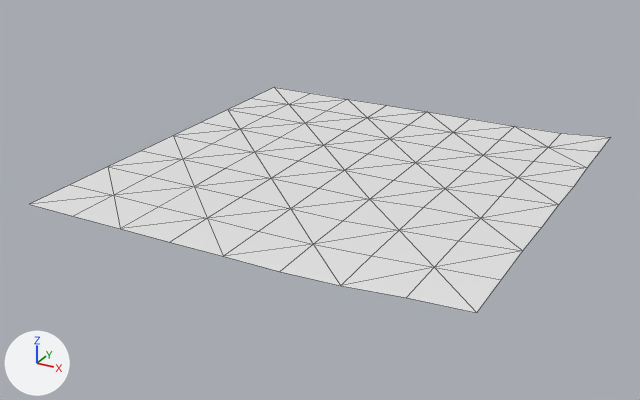
The OBJ model assets/maps/chunks/terrain_lod2_-7_0.obj: old version first, new version second.
Camera for both pictures: a camera (50 mm lens) standing at (-719.5, -284.1, 87.7) and looking at (-836.6, -71.2, -18.7). Lighting does not change. The marker at lower left points along +X, +Y and +Z. The older version comes first. Mesh edges are drawn as thin lines. Where no turn or scale is listed for an object, it has been applied to the vertices.

The older version as bpy lines, for what is in view:
```python
me_terrain_lod2__7_0 = bpy.data.meshes.new('terrain_lod2_-7_0')
me_terrain_lod2__7_0.from_pydata(...)  # 81 vertices, 128 faces; spans x -896.0..-768.0, y -128.0..0.0, z -10.8..-7.9
ob_terrain_lod2__7_0 = bpy.data.objects.new('terrain_lod2_-7_0', me_terrain_lod2__7_0)
ob_terrain_lod2__7_0.location = (0.0, 0.0, 0.0)
```
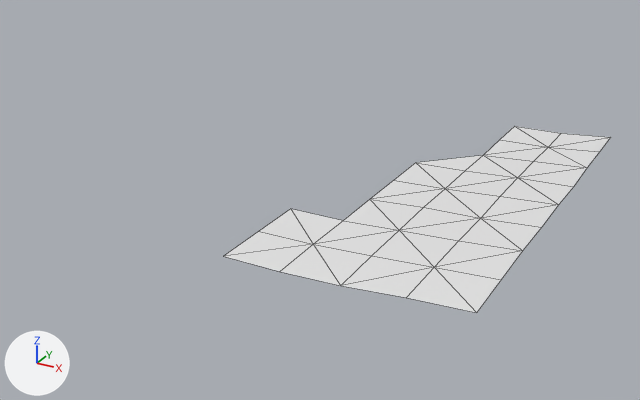
Changed parts and their boxes (x1, y1, x2, y2) in the pictures (640 x 400 px):
'terrain_lod2_-7_0', reshaped (33% narrower, 17% shorter)
    before: (29, 87, 611, 313)
    after: (224, 126, 611, 313)
part 1 of me_terrain_lod2__7_0, deleted
    before: (29, 87, 514, 256)

Diff of the bpy script that builds the scene:
```diff
--- a/assets/maps/chunks/terrain_lod2_-7_0.obj.py
+++ b/assets/maps/chunks/terrain_lod2_-7_0.obj.py
@@ me_terrain_lod2__7_0 @@
 # used by ob_terrain_lod2__7_0; location = (0.0, 0.0, 0.0)
-me_terrain_lod2__7_0.from_pydata(...)  # 81 vertices, 128 faces; spans x -896.0..-768.0, y -128.0..0.0, z -10.8..-7.9
+me_terrain_lod2__7_0.from_pydata(...)  # 36 vertices, 47 faces; spans x -832.0..-768.0, y -128.0..0.0, z -10.8..-7.9
+# me_terrain_lod2__7_0 part 1
+# 45 vertices are removed from x -896.0..-816.0, y -128.0..0.0, z -10.8
+# 81 faces are deleted
```
